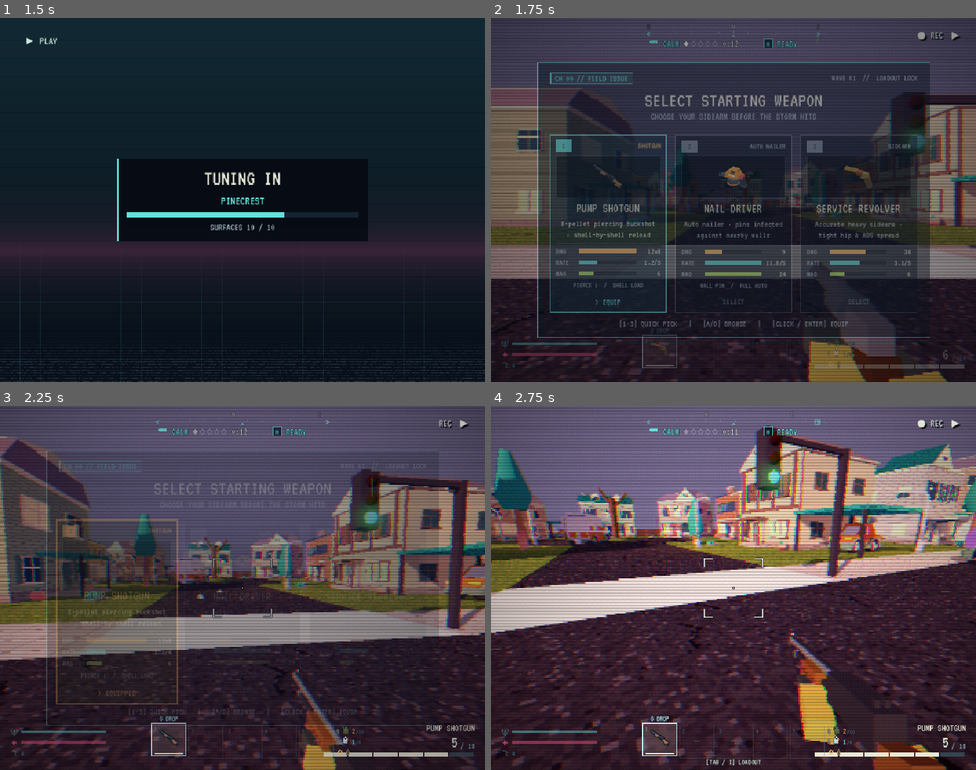
Above: before the commit, frames 1-4 (two rows, left to right).
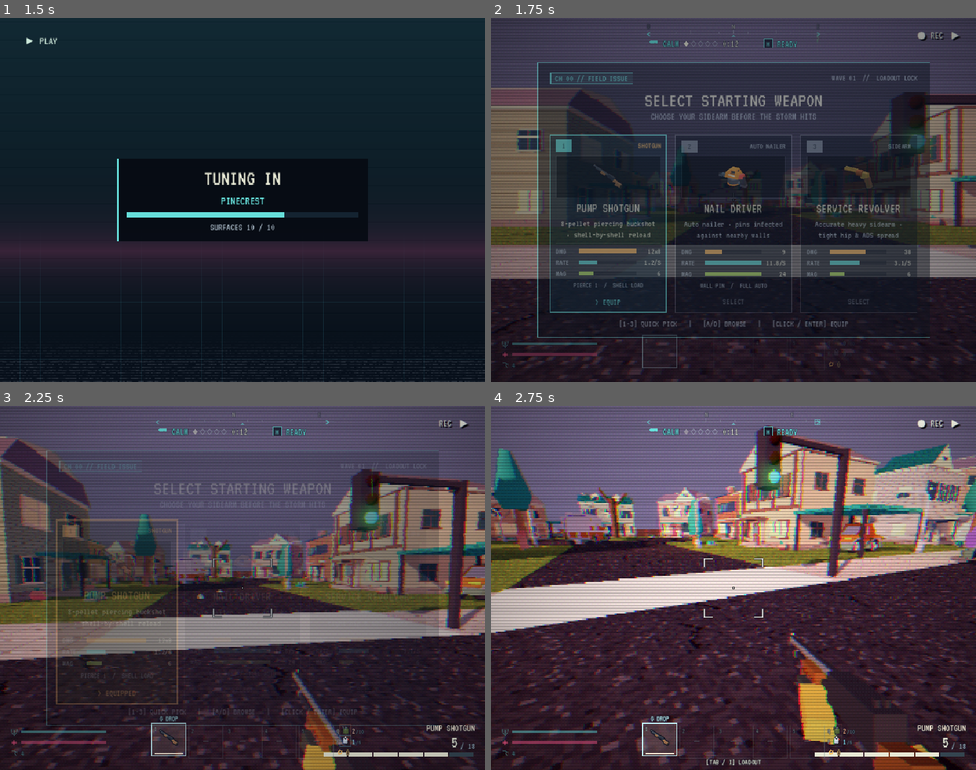
Above: after the commit, the same moments.

Repository: SamuelGrady/fallout-forecast
Game: Godot game, scene res://ui/title.tscn
Two runs of this game, one before a commit and one after it. Both use one fixed random seed, a clock stepped at 60 frames per second and the inputs below. Sound files missing from this copy of the repository are replaced by a short silence.
Inputs (mouse positions are in pixels of both pictures, inside the frame that each line leads up to):
- Up to frame 1 (1.5 s): tap Enter (ui_accept) at 0.5 s; move the mouse to (349, 181) at 0.52 s; hold D (move_right) 0.53-1.25 s; hold Right mouse button (aim) 0.53-1.25 s; click (349, 181) at 0.67 s; tap Space (jump) at 0.77, 1.07 s; click "PLAY" at 1.25 s
- Up to frame 2 (1.75 s): no input
- Up to frame 3 (2.25 s): drag from (116, 609) to (218, 660) at 2.02 s
- Up to frame 4 (2.75 s): no input

Frame 1 is identical in both runs. In frame 2, 2.9% of the frame differs, in the area x 30-100%, y 71-100%; in frame 3, 0.3%; in frame 4, less than 0.1%.

Commit message:
Start players with blank inventory until weapon choice and add custom favicon

Diff:
--- a/icon.svg
+++ b/icon.svg
@@ -1 +1,7 @@
-<svg xmlns="http://www.w3.org/2000/svg" width="128" height="128"><rect width="124" height="124" x="2" y="2" fill="#363d52" stroke="#212532" stroke-width="4" rx="14"/><g fill="#fff" transform="translate(12.322 12.322)scale(.101)"><path d="M105 673v33q407 354 814 0v-33z"/><path fill="#478cbf" d="m105 673 152 14q12 1 15 14l4 67 132 10 8-61q2-11 15-15h162q13 4 15 15l8 61 132-10 4-67q3-13 15-14l152-14V427q30-39 56-81-35-59-83-108-43 20-82 47-40-37-88-64 7-51 8-102-59-28-123-42-26 43-46 89-49-7-98 0-20-46-46-89-64 14-123 42 1 51 8 102-48 27-88 64-39-27-82-47-48 49-83 108 26 42 56 81zm0 33v39c0 276 813 276 814 0v-39l-134 12-5 69q-2 10-14 13l-162 11q-12 0-16-11l-10-65H446l-10 65q-4 11-16 11l-162-11q-12-3-14-13l-5-69z"/><path d="M483 600c0 34 58 34 58 0v-86c0-34-58-34-58 0z"/><circle cx="725" cy="526" r="90"/><circle cx="299" cy="526" r="90"/></g><g fill="#414042" transform="translate(12.322 12.322)scale(.101)"><circle cx="307" cy="532" r="60"/><circle cx="717" cy="532" r="60"/></g></svg>
+<svg xmlns="http://www.w3.org/2000/svg" viewBox="0 0 128 128" width="128" height="128">
+  <rect width="120" height="120" x="4" y="4" rx="22" fill="#111d28" stroke="#66dfda" stroke-width="5"/>
+  <path d="M38 64C27 64 22 57 22 49c0-9 7-15 15-15 4-12 17-17 30-14 9 2 15 8 17 16 12 0 22 6 22 14s-7 14-17 14Z" fill="#1c3445" stroke="#66dfda" stroke-width="4" stroke-linejoin="round"/>
+  <polygon points="69,44 45,78 61,78 53,109 85,70 67,70" fill="#b8e56d" stroke="#111d28" stroke-width="3" stroke-linejoin="round"/>
+  <path d="M34 79l-6 14a5 5 0 0 0 9 4l-3-18z" fill="#b8e56d"/>
+  <path d="M97 79l-6 14a5 5 0 0 0 9 4l-3-18z" fill="#66dfda"/>
+</svg>
--- a/weapons/run_loot.gd
+++ b/weapons/run_loot.gd
@@ -28,7 +28,7 @@
 		holder(player).send_state()
 
 func starter_available() -> bool:
-	return run_id > 0 and not starter_chosen and WeatherManager.wave == 1 and WeatherManager.running
+	return run_id > 0 and not starter_chosen and WeatherManager.running
 
 func choose_starter(index: int) -> void:
 	if not starter_available() or not Net.can_send_run_rpc():
@@ -45,7 +45,7 @@
 		_grant_starter(run, peer, index)
 
 func _grant_starter(run: int, peer: int, index: int) -> void:
-	if run != run_id or not GameManager.run_active or GameManager.finished or WeatherManager.wave != 1 \
+	if run != run_id or not GameManager.run_active or GameManager.finished \
 			or _starter_claims.has(peer) or index < 0 or index >= STARTER_KITS.size():
 		return
 	var player := GameManager.player_for_peer(peer)
@@ -64,6 +64,8 @@
 	if item == null:
 		return
 	_starter_claims[peer] = true
+	inventory.grenades = mini(ItemCatalog.pouch_cap("frag"), inventory.grenades + WeaponHolder.STARTING_FRAGS)
+	inventory.domes = mini(ItemCatalog.pouch_cap("shield_dome"), inventory.domes + WeaponHolder.STARTING_DOMES)
 	if replace_slot0:
 		inventory.slots[0] = item
 		var definition := ItemCatalog.definition(item.id)
--- a/weapons/weapon_holder.gd
+++ b/weapons/weapon_holder.gd
@@ -19,7 +19,7 @@
 
 var slots: Array[ItemInstance] = [null, null, null, null, null]
 var reserves: Dictionary = {}
-var _seeded_ammo: Dictionary = {"revolver": true}
+var _seeded_ammo: Dictionary = {}
 var current := 0
 var active_pouch := ""
 var scrap := 0
@@ -84,10 +84,6 @@
 	player = camera.get_parent().get_parent() as Node3D
 	loot = RunLoot.find(get_tree())
 	if Net.is_host() and loot:
-		slots[0] = loot.make_item("service_revolver")
-		reserves["revolver"] = 24
-		grenades = STARTING_FRAGS
-		domes = STARTING_DOMES
 		_refresh_equip()
 		if loot.run_id > 0:
 			send_state()
Not shown, changed: docs/design-doc.md
